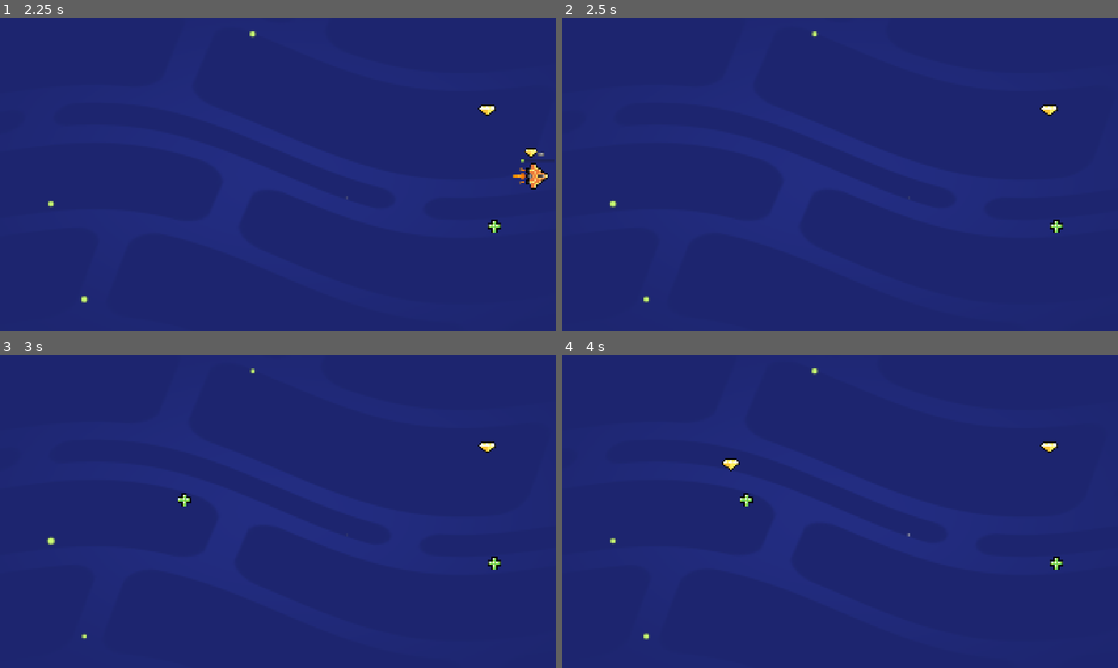
Above: before the commit, frames 1-4 (two rows, left to right).
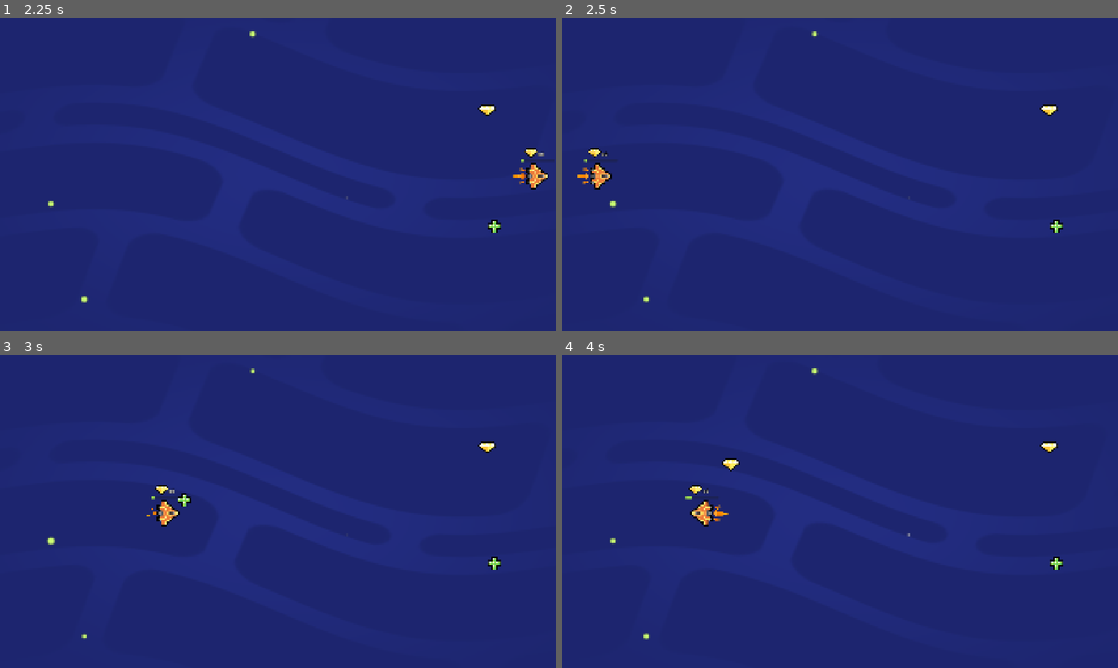
Above: after the commit, the same moments.

Repository: Elstone76/M05-Loot-it-All
Game: Godot game, scene res://lessons/space_level.tscn
The game is run twice, just before and just after one commit, with the same random seed, the same clock (stepped at 60 frames per second) and the same inputs.
Inputs (mouse positions are in pixels of both pictures, inside the frame that each line leads up to):
- Up to frame 1 (2.25 s): tap Enter at 0.5 s; move the mouse to (400, 158) at 0.52 s; hold D (move_right) 0.53-1.25 s; tap Z at 0.6, 2.1 s; click (400, 158) at 0.67 s; tap Space at 0.77 s; drag from (166, 190) to (417, 177) at 1.27 s; move the mouse to (333, 105) at 2.02 s; hold D (move_right) from 2.03 s (still down)
- Up to frame 2 (2.5 s): keep holding D (move_right)
- Up to frame 3 (3 s): release D (move_right) at 2.75 s; drag from (250, 574) to (489, 448) at 2.77 s
- Up to frame 4 (4 s): move the mouse to (1006, 558) at 3.52 s; hold A (move_left) from 3.53 s (still down); tap Z at 3.6 s; tap Space at 3.77 s

Frame 1 is identical in both runs. In frame 2, 0.4% of the frame differs, in the area x 2-10%, y 41-55%; in frame 3, 0.3%; in frame 4, 0.5%, in the area x 22-35%, y 41-55%.

Commit message:
M5L8 and M5L9

Diff:
--- a/lessons/gem.tscn
+++ b/lessons/gem.tscn
@@ -7,6 +7,7 @@
 radius = 26.019224
 
 [node name="Gem" type="Area2D" groups=["gem"]]
+collision_layer = 2
 script = ExtResource("1_ulrl0")
 
 [node name="Sprite2D" type="Sprite2D" parent="." groups=["gem"]]
--- a/lessons/health_pack.tscn
+++ b/lessons/health_pack.tscn
@@ -7,6 +7,7 @@
 radius = 26.019224
 
 [node name="HealthPack" type="Area2D" groups=["healing_item"]]
+collision_layer = 2
 script = ExtResource("1_ht84s")
 
 [node name="Sprite2D" type="Sprite2D" parent="."]
--- a/lessons/ship.gd
+++ b/lessons/ship.gd
@@ -17,6 +17,9 @@
 	var direction := Vector2(0, 0)
 	direction.x = Input.get_axis("move_left", "move_right")
 	direction.y = Input.get_axis("move_up", "move_down")
+	var viewport_size := get_viewport_rect().size
+	position.x = wrapf(position.x, 0, viewport_size.x)
+	position.y = wrapf(position.y, 0, viewport_size.y)
 
 	if direction.length() > 1.0:
 		direction = direction.normalized()
--- a/lessons/ship.tscn
+++ b/lessons/ship.tscn
@@ -21,6 +21,7 @@
 outline_color = Color(0, 0, 0, 1)
 
 [node name="Ship" type="Area2D"]
+collision_mask = 2
 script = ExtResource("4_p1sls")
 
 [node name="Sprite2D" type="Sprite2D" parent="."]
